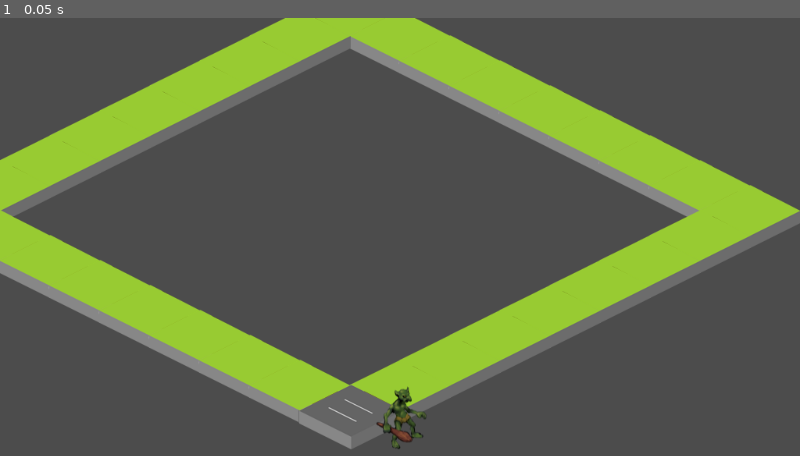
Above: before the commit, frame 1.
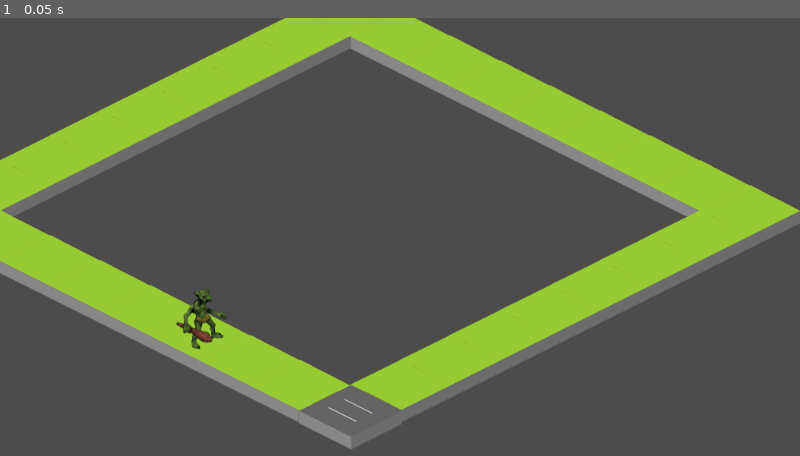
Above: after the commit, the same moment.

Repository: cod3rkane/world-tour
Game: Godot game, scene res://src/Main.tscn
The game is run twice, just before and just after one commit, with the same random seed, the same clock (stepped at 60 frames per second) and the same inputs.
Inputs:
- Up to frame 1 (0.05 s): no input

The runs differ from the first frame. In frame 1, 0.7% of the frame differs, in the area x 22-54%, y 61-99%.

Commit message:
Added moveTo tile function

Diff:
--- a/src/Board.tscn
+++ b/src/Board.tscn
@@ -3,7 +3,7 @@
 [ext_resource path="res://src/floor_tileset.tres" type="TileSet" id=1]
 [ext_resource path="res://src/TileMap.gd" type="Script" id=2]
 
-[node name="Board" type="Node2D" index="0"]
+[node name="Board" type="Node2D"]
 
 [node name="TileMap" type="TileMap" parent="." index="0"]
 
--- a/src/Main.gd
+++ b/src/Main.gd
@@ -12,9 +12,11 @@
 	start_game()
 
 func start_game():
-	var player1 = Player.instance()
-	player1.set_position($Board/TileMap.get_world_pos($Board/TileMap.get_start_tile_pos()))
-	$Board/TileMap.add_child(player1)
+  var player1 = Player.instance()
+  var startTile = $Board/TileMap.get_start_tile_pos()
+  var worldPos = $Board/TileMap.get_world_pos($Board/TileMap.get_next_pos(startTile, 4))
+  player1.set_position(worldPos)
+  $Board/TileMap.add_child(player1)
 
 #func _process(delta):
 #	# Called every frame. Delta is time since last frame.
--- a/src/Main.tscn
+++ b/src/Main.tscn
@@ -3,12 +3,14 @@
 [ext_resource path="res://src/Main.gd" type="Script" id=1]
 [ext_resource path="res://src/Board.tscn" type="PackedScene" id=2]
 
-[node name="Main" type="Node2D"]
+[node name="Main" type="Node2D" index="0"]
 
 position = Vector2( 13.8701, 0.481537 )
 script = ExtResource( 1 )
 
 [node name="Board" parent="." index="0" instance=ExtResource( 2 )]
+
+position = Vector2( 1.90735e-006, -1.49012e-007 )
 
 [node name="Camera2D" type="Camera2D" parent="." index="1"]
 
--- a/src/TileMap.gd
+++ b/src/TileMap.gd
@@ -7,6 +7,10 @@
 # The map_to_world function returns the position of the tile's top left corner in isometric space,
 # we have to offset the objects on the Y axis to center them on the tiles
 var tile_offset = Vector2(0, tile_size.y / 2)
+var BOTTOM_LEFT_CORNER = Vector2(grid_size.x - 1, grid_size.y - 1)
+var BOTTOM_RIGHT_CORNER = Vector2(grid_size.x - 1, 0)
+var TOP_LEFT_CORNER = Vector2(0, grid_size.y - 1)
+var TOP_RIGHT_CORNER = Vector2(0, 0)
 
 const BASE_TILE = "Base"
 const BASE2_TILE = "Base2"
@@ -44,7 +48,51 @@
 	return get_cell_content(Vector2(grid_size.x - 1, grid_size.y - 1))
 
 func get_world_pos(pos = Vector2()):
-	return map_to_world(pos)
+  return map_to_world(pos)
+
+func get_next_pos(pos = Vector2(), to = int()):
+  if is_corner(pos):
+    if pos == TOP_LEFT_CORNER:
+      return decrease_y_vec2(pos, to)
+    elif pos == TOP_RIGHT_CORNER:
+      return increment_x_vec2(pos, to)
+    elif pos == BOTTOM_RIGHT_CORNER:
+      return increment_y_vec2(pos, to)
+    elif pos == BOTTOM_LEFT_CORNER:
+      return decrease_x_vec2(pos, to)
+  else:
+    if pos.x == 0 && pos.y >= 0: #TOP
+      return decrease_y_vec2(pos, to)
+    elif pos.y == 0 && pos.x >= 0: #RIGHT
+      return increment_x_vec2(pos, to)
+    elif pos.x == grid_size.x - 1 && pos.y >=0: #BOTTOM
+      return increment_y_vec2(pos, to)
+    elif pos.y == grid_size.y - 1 && pos.x >= 0: #LEFT
+      return decrease_x_vec2(pos, to)
+
+func is_corner(pos = Vector2()):
+  if pos == TOP_LEFT_CORNER:
+    return true
+  elif pos == TOP_RIGHT_CORNER:
+    return true
+  elif pos == BOTTOM_LEFT_CORNER:
+    return true
+  elif pos == BOTTOM_RIGHT_CORNER:
+    return true
+  else:
+    return false
+
+func increment_y_vec2(pos = Vector2(), num = int()):
+  return Vector2(pos.x, pos.y + num)
+
+func increment_x_vec2(pos = Vector2(), num = int()):
+  return Vector2(pos.x + num, pos.y)
+
+func decrease_x_vec2(pos = Vector2(), num = int()):
+  return Vector2(pos.x - num, pos.y)
+
+func decrease_y_vec2(pos = Vector2(), num = int()):
+  return Vector2(pos.x, pos.y - num)
 #func _process(delta):
 #	# Called every frame. Delta is time since last frame.
 #	# Update game logic here.
